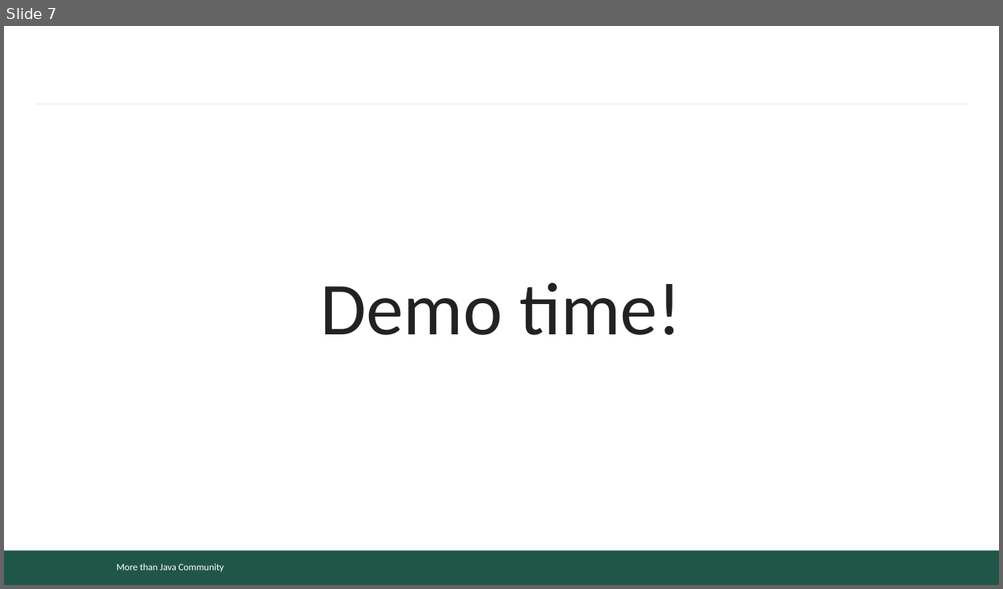
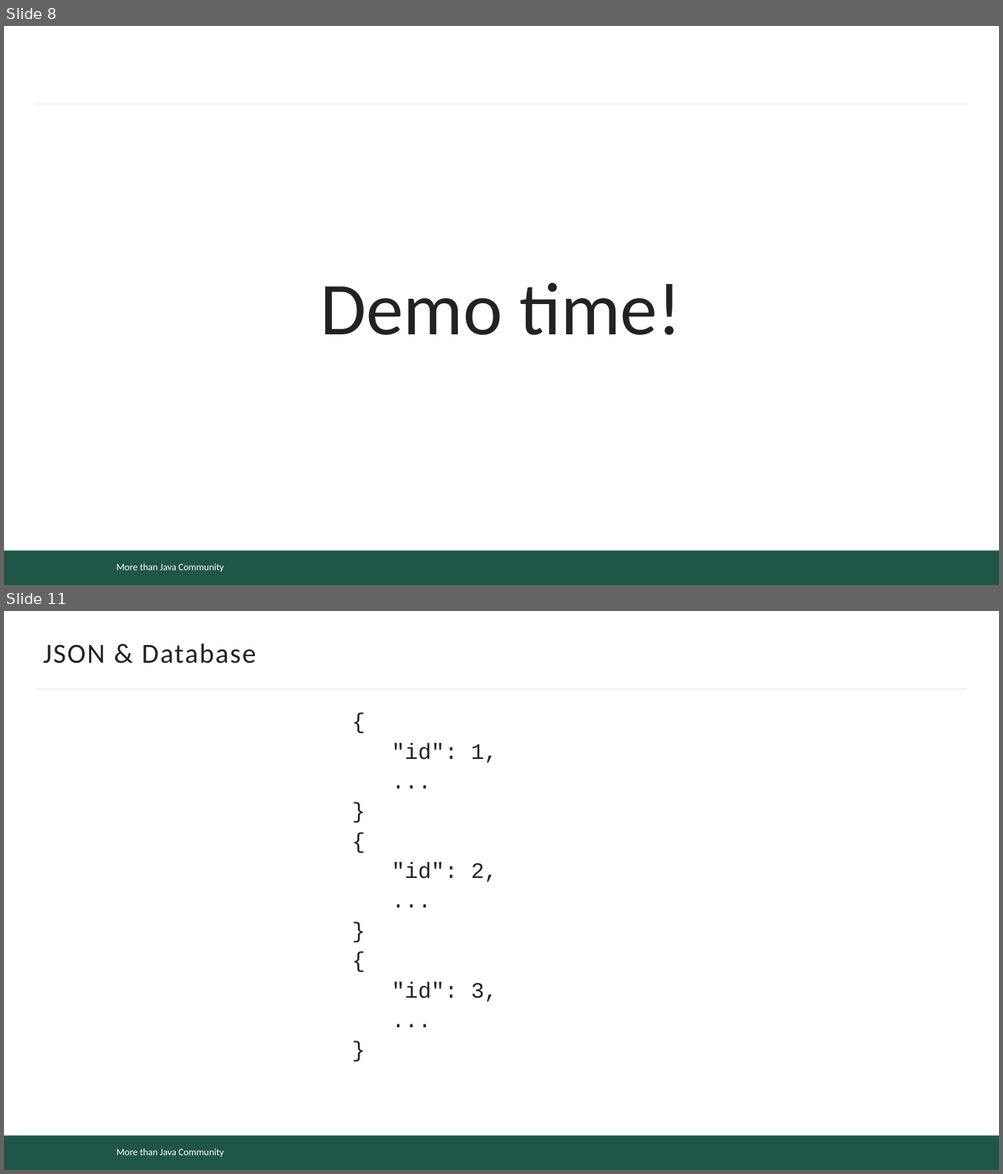
Before and after one commit to mjc-school/MJC-School, a slide deck: stage #4/light-talks/serialization/serialization.pptx. Shown one above the other, each under a label of ours: slide 7 before the commit, slides 8 and 11 after it; the slides between them are not shown. The pictures are 1003x589 and 1003x1174 pixels, drawn with LibreOffice and Linux fonts; fonts in the diff are those of the drawing; background and template pictures are left out. Boxes give left, top, right and bottom in pixels: in the first picture for what was removed or moved away, otherwise in the second. Text is boxed around its words. In the diff, an @@ line names an element or a change of style, - is before the commit and + after.

```diff
--- a/stage #4/light-talks/serialization/serialization.pptx
+++ b/stage #4/light-talks/serialization/serialization.pptx
@@ slide 11 added at (x1=4, y1=611, x2=999, y2=1170), background #FFFFFF; not listed: 3 template elements that a slide beside it also shows @@
@@ title added at (x1=43, y1=644, x2=256, y2=664), 20 pt, text #222222 @@
+JSON & Database
@@ text added at (x1=392, y1=743, x2=498, y2=1002), 16 pt, text #222222 @@
+{
+"id": 1,
+...
+}
+{
+"id": 2,
+...
+}
+{
+"id": 3,
+...
+}
@@ what was slide 7 is now slide 8 @@
```
Also in this commit, not shown: 18 other slides added, 11 slides removed.
